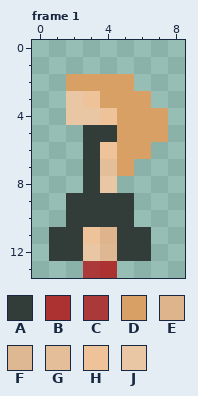
Pixel-art file -- Assets/PersonalAssets/NPC/Day4/WomanDayFourCorrectLeftIdle.aseprite. The picture above is the old version.
9x14 pixels, 3 frames. Colours within 5 levels of each other are drawn and written as one. Shown: frame 1. The commit also changed other frames, which this record leaves out.
Palette (. is transparent): A #323c39  B #ac3232  C #ac3939  D #d9a066  E #ddb48b  F #ddb893  G #e3be98  H #eec39a  J #eac7a4
Pixels before, frame 1, first column x 1:
 2 .DDDD..
 3 .JHDDD.
 4 .JJHDDD
 5 ..AADDD
 6 ..AHDD.
 7 ..AGD..
 8 ..AJ...
 9 .AAAA..
10 .AAAA..
11 AAHEAA.
12 AAJFAA.
13 ..CB...
Once edited:
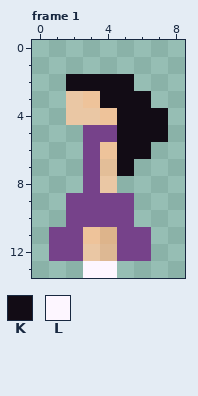
Colours new in this view: K #120c15  L #fdf6ff
Changes in this commit:
colour A: #323c39 -> #76428a
Frame 1:
y 2: x 2..5 DDDD -> KKKK
y 3: x 4..6 DDD -> KKK
y 4..5: x 5..7 DDD -> KKK
y 6: x 5..6 DD -> KK
y 7: x 5 D -> K
y 13: x 3..4 CB -> LL
Pixel boxes of the changes (left, top, right, bottom) in both pictures:
changed: (49, 74, 168, 278)
